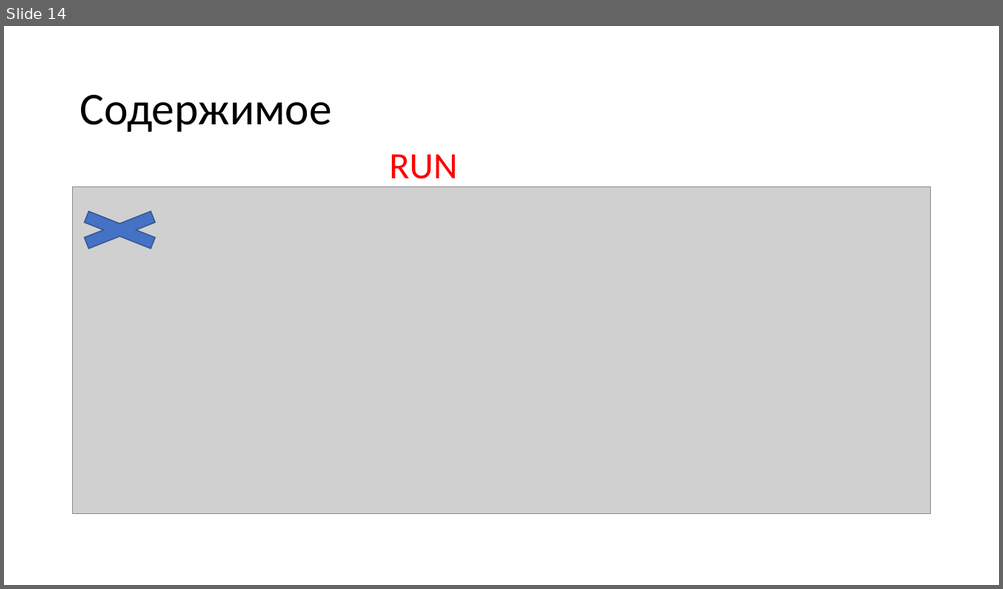
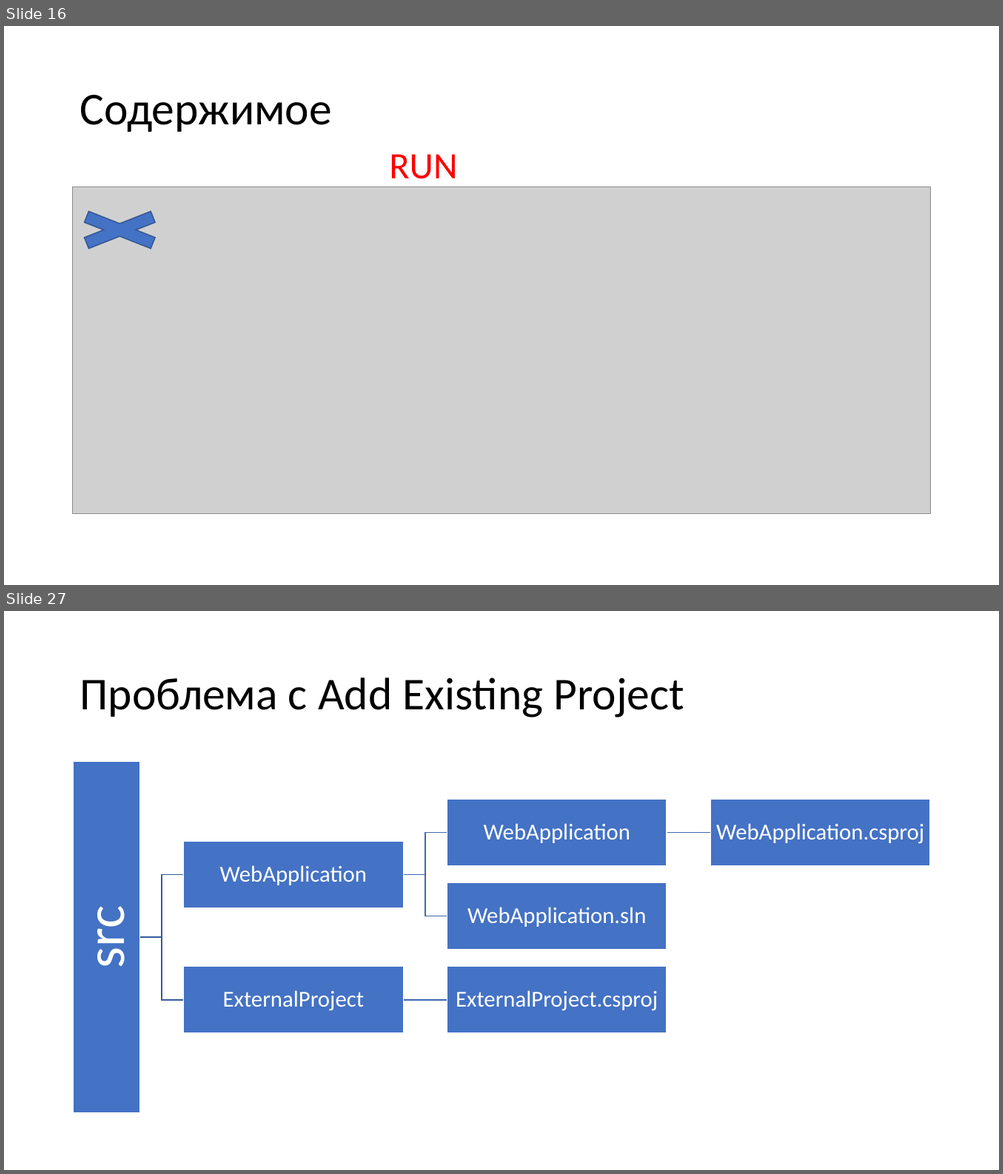
Before and after one commit to kugushev/presentations, a slide deck: 2019_VisualStudio-And-Docker/Presentation.pptx. Shown one above the other, each under a label of ours: slide 14 before the commit, slides 16 and 27 after it; the slides between them are not shown. The pictures are 1003x589 and 1003x1174 pixels, drawn with LibreOffice and Linux fonts; fonts in the diff are those of the drawing; grey boxes stand for pictures. Boxes give left, top, right and bottom in pixels: in the first picture for what was removed or moved away, otherwise in the second. Text is boxed around its words. In the diff, an @@ line names an element or a change of style, - is before the commit and + after.

Commit message:
add external project

```diff
--- a/2019_VisualStudio-And-Docker/Presentation.pptx
+++ b/2019_VisualStudio-And-Docker/Presentation.pptx
@@ slide 27 added at (4, 611, 999, 1170), background #FFFFFF @@
@@ title added at (79, 678, 684, 718), 44 pt, text #000000 @@
+Проблема с Add Existing Project
@@ group added at (72, 762, 930, 1114): 7 rectangles, 7 texts, 6 freeform shapes @@
+src
+WebApplication
+WebApplication
+WebApplication.csproj
+WebApplication.sln
+ExternalProject
+ExternalProject.csproj
@@ what was slide 14 is now slide 16 @@
```
Also in this commit, not shown: 2 slides changed, 19 other slides added, 5 other files.
